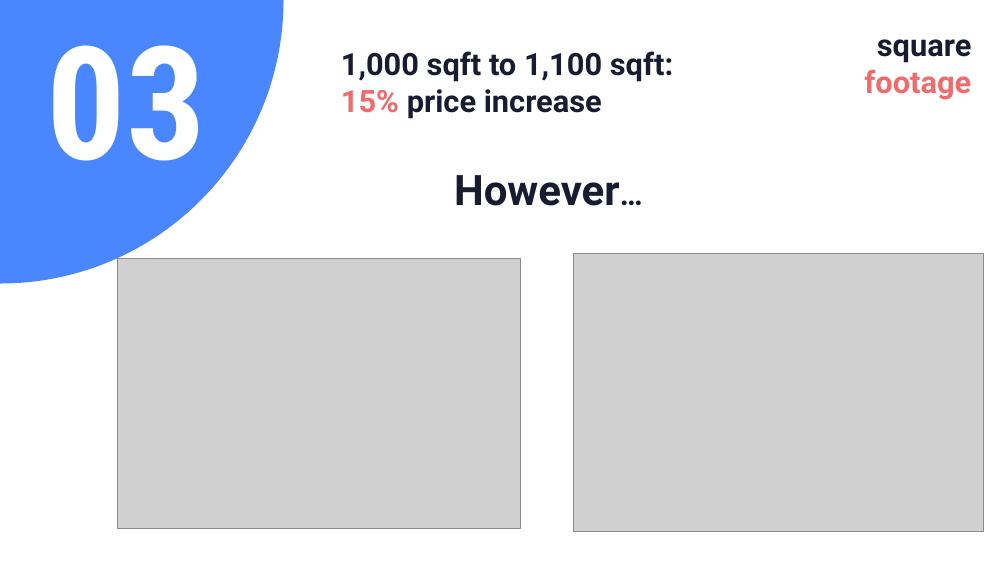
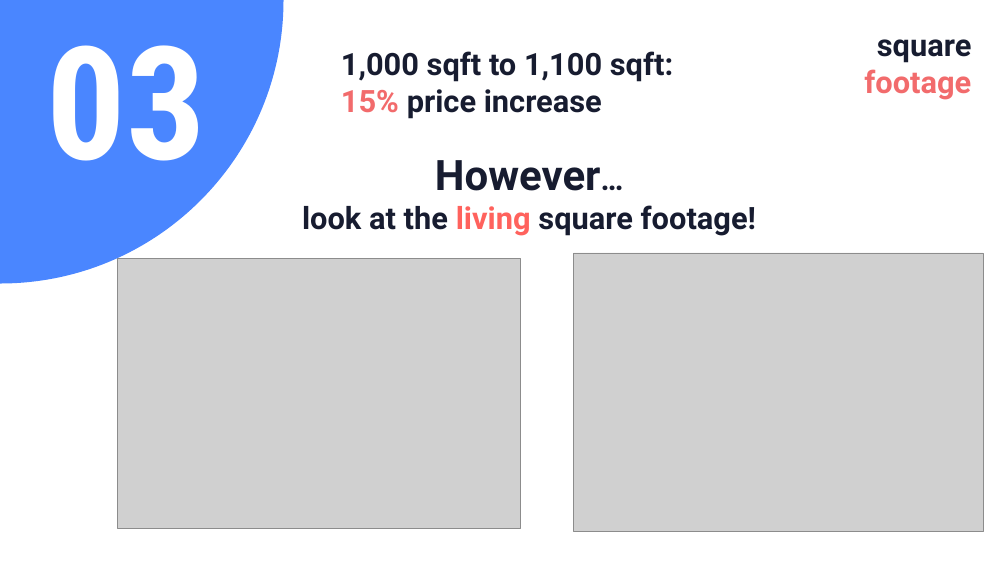
Before and after one commit to bartomolina/dsmod1project, a slide deck: slide 9 of presentation.pptx. Drawn at 1008x567 pixels with LibreOffice and Linux fonts; fonts in the diff are those of the drawing; grey boxes stand for pictures. Boxes give left, top, right and bottom in pixels: in the first picture for what was removed or moved away, otherwise in the second. Text is boxed around its words. In the diff, an @@ line names an element or a change of style, - is before the commit and + after.

```diff
--- a/presentation.pptx
+++ b/presentation.pptx
@@ text "However…": place and size @@
-text "However…" at (454, 175, 620, 206)
+text "However…" at (302, 160, 756, 236)
@@ text at (435, 160, 601, 191): alignment right to centre @@
@@ text at (302, 205, 756, 236): paragraph added @@
+look at the living square footage!
```
Also in this commit, not shown: 2 other slides changed, 2 other files.
